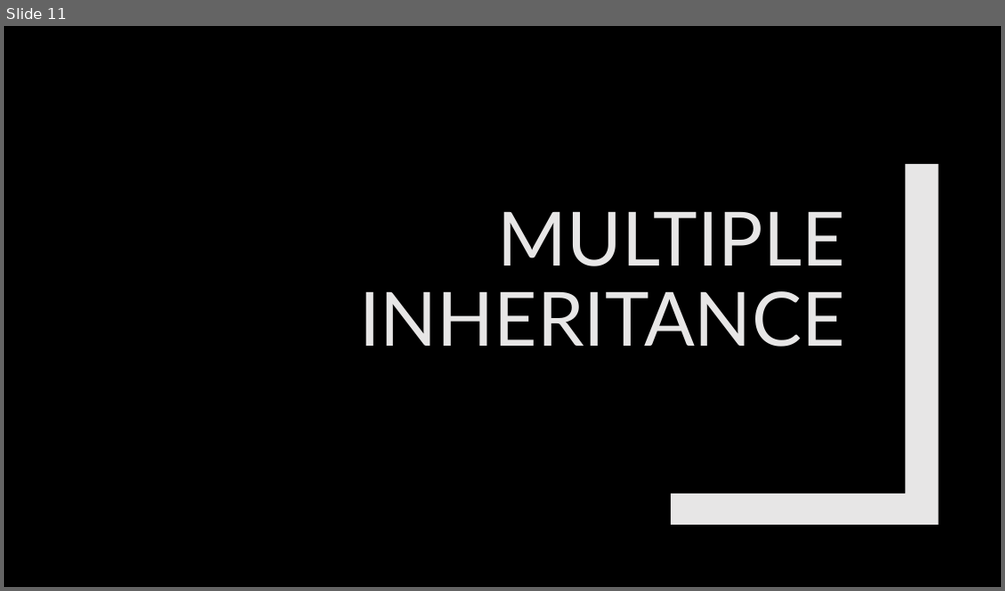
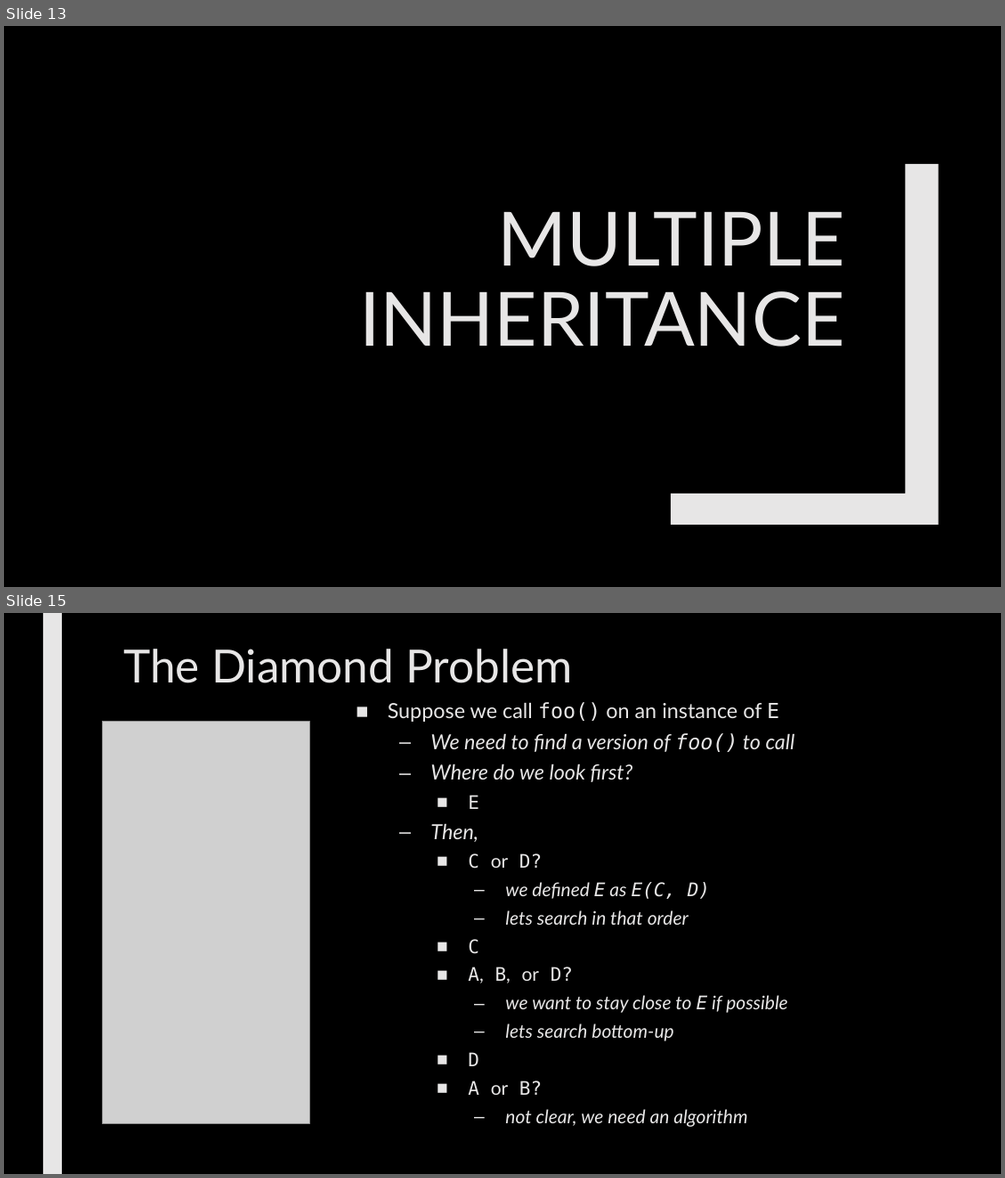
Before and after one commit to max7patek/metaprogramming, a slide deck: slides/01-PythonInheritance.pptx. Shown one above the other, each under a label of ours: slide 11 before the commit, slides 13 and 15 after it; the slides between them are not shown. The pictures are 1005x591 and 1005x1178 pixels, drawn with LibreOffice and Linux fonts; fonts in the diff are those of the drawing; grey boxes stand for pictures. Boxes give left, top, right and bottom in pixels: in the first picture for what was removed or moved away, otherwise in the second. Text is boxed around its words. In the diff, an @@ line names an element or a change of style, - is before the commit and + after.

```diff
--- a/slides/01-PythonInheritance.pptx
+++ b/slides/01-PythonInheritance.pptx
@@ slide 15 added at (4, 613, 1001, 1174), background #000000 @@
@@ rectangle added at (43, 613, 62, 1174), fill #E7E6E6 @@
@@ title added at (123, 649, 572, 683), 44 pt, text #E7E6E6 @@
+The Diamond Problem
@@ text added at (388, 702, 795, 1127), 18 pt, text #E7E6E6, italic @@
+■ Suppose we call foo() on an instance of E
+  – We need to find a version of foo() to call
+  – Where do we look first?
+    ■ E
+  – Then,
+    ■ C or D?
+      – we defined E as E(C, D)
+      – lets search in that order
+    ■ C
+    ■ A, B, or D?
+      – we want to stay close to E if possible
+      – lets search bottom-up
+    ■ D
+    ■ A or B?
+      – not clear, we need an algorithm
@@ picture added at (103, 722, 310, 1124) @@
@@ what was slide 11 is now slide 13 @@
```
Also in this commit, not shown: 2 slides changed, 9 other slides added, 3 other files.
